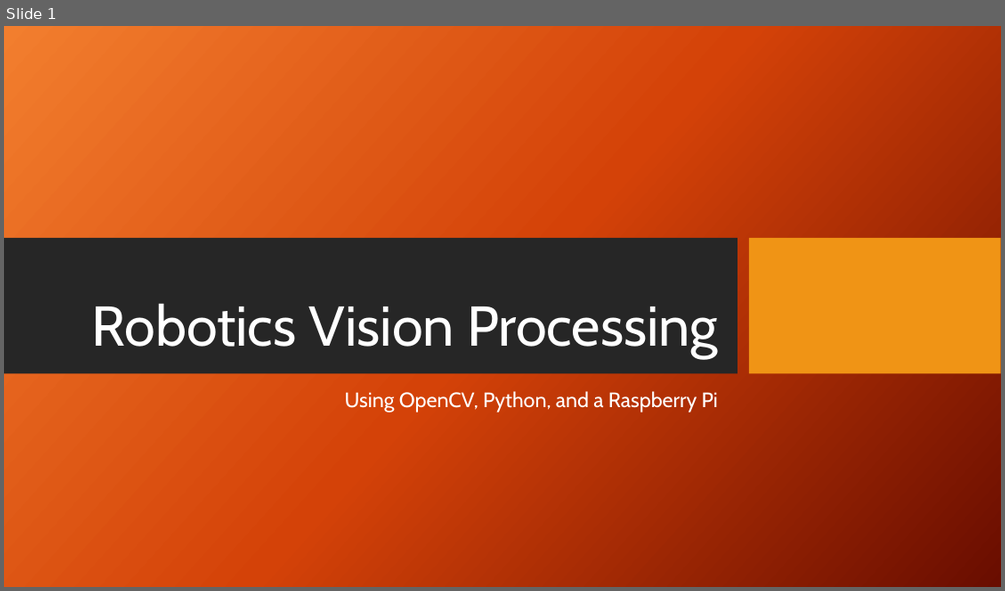
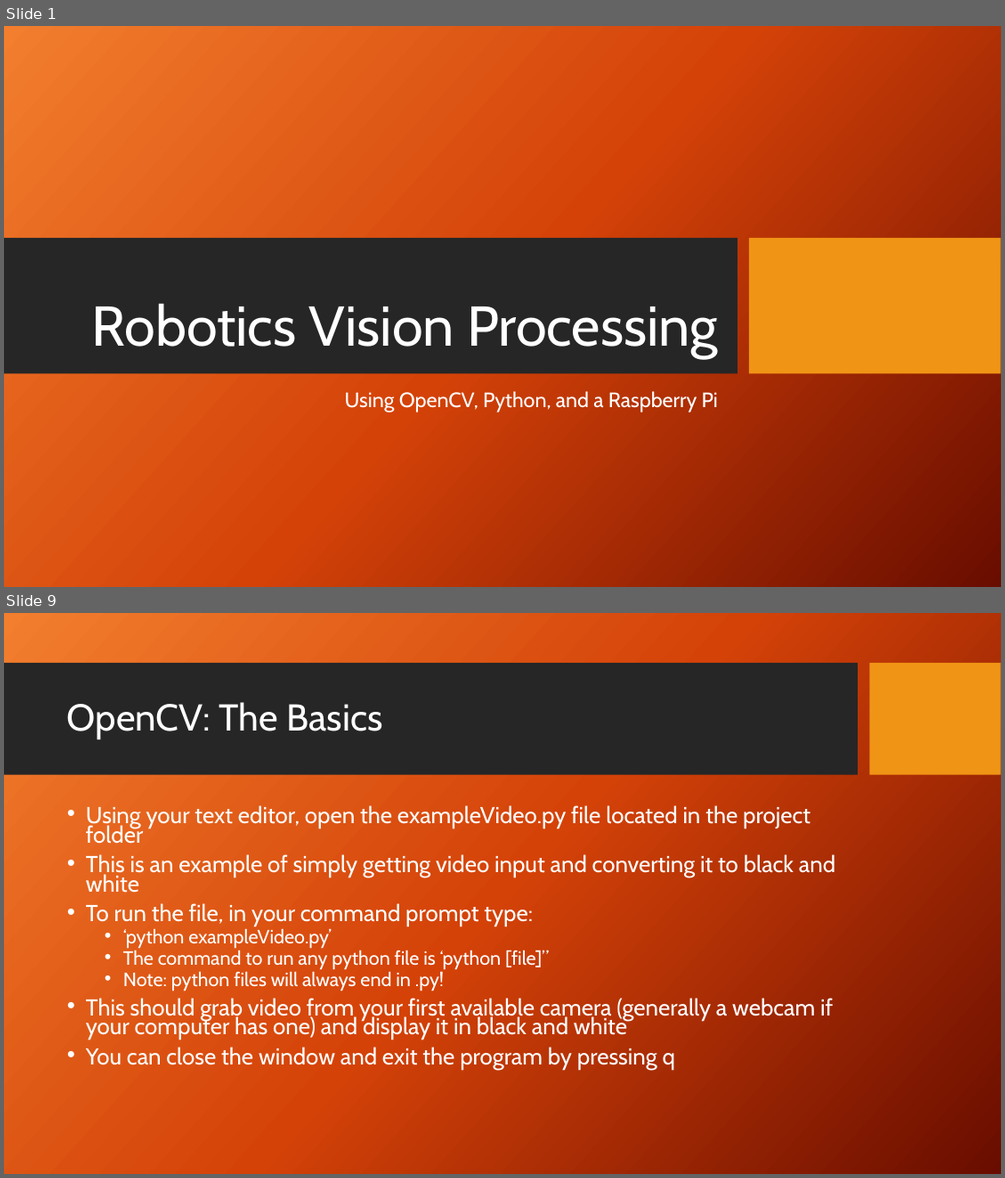
Before and after one commit to jviszlai/opencvPythonTutorial, a slide deck: PowerPoint.pptx. Shown one above the other, each under a label of ours: slide 1 before the commit, slides 1 and 9 after it; the slides between them are not shown. The pictures are 1005x591 and 1005x1178 pixels, drawn with LibreOffice and Linux fonts; fonts in the diff are those of the drawing; background and template pictures are left out. Boxes give left, top, right and bottom in pixels: in the first picture for what was removed or moved away, otherwise in the second. Text is boxed around its words. In the diff, an @@ line names an element or a change of style, - is before the commit and + after.

```diff
--- a/PowerPoint.pptx
+++ b/PowerPoint.pptx
@@ slide 9 added at [4, 613, 1001, 1174], background picture (left out) @@
@@ rectangle added at [4, 663, 858, 775], fill #262626 @@
@@ rectangle added at [870, 663, 1001, 775], fill #F09415 @@
@@ title added at [67, 702, 382, 739], 36 pt, text #FFFFFF @@
+OpenCV: The Basics
@@ text added at [86, 805, 835, 1069], 22.2 pt, text #FFFFFF @@
+• Using your text editor, open the exampleVideo.py file located in the project folder
+• This is an example of simply getting video input and converting it to black and white
+• To run the file, in your command prompt type:
+  • ‘python exampleVideo.py’
+  • The command to run any python file is ‘python [file]”
+  • Note: python files will always end in .py!
+• This should grab video from your first available camera (generally a webcam if your computer has one) and display it in black and white
+• You can close the window and exit the program by pressing q
```
Also in this commit, not shown: 3 slides changed, 11 other slides added.
